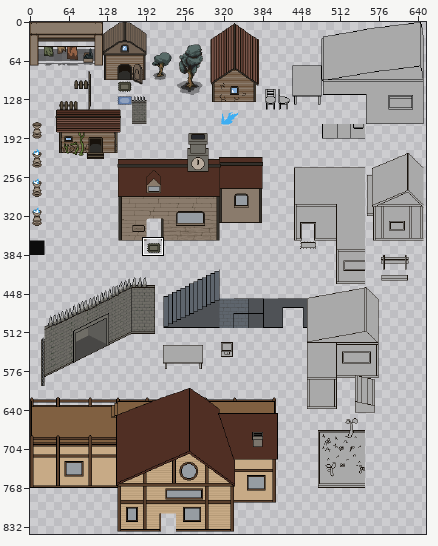
One commit to this sprite sheet: art/Tilesets/PyrsonBuild.png. Above, an overview of the earlier version with the close-up marked.
Close-up. First the earlier version:
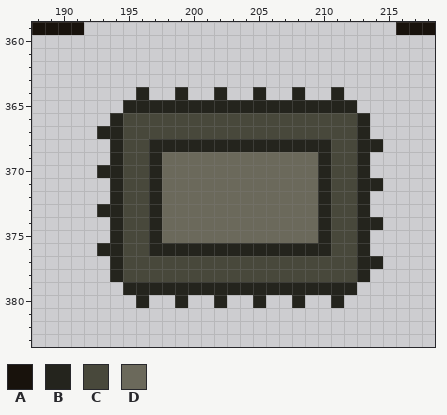
The file is 661x869 pixels. Colours within 5 levels of each other are drawn and written as one. Shown: x 188..218, y 359..383. The wide view leaves out empty margins.
Palette (. is transparent): A #18120c  B #24241d  C #48483b  D #6b695b
Pixels before, first column x 188:
359 AAAA........................AAA
360 ...............................
361 ...............................
362 ...............................
363 ...............................
364 ........B..B..B..B..B..B.......
365 .......BBBBBBBBBBBBBBBBBB......
366 ......BCCCCCCCCCCCCCCCCCCB.....
367 .....BBCCCCCCCCCCCCCCCCCCB.....
368 ......BCCBBBBBBBBBBBBBBCCBB....
369 ......BCCBDDDDDDDDDDDDBCCB.....
370 .....BBCCBDDDDDDDDDDDDBCCB.....
371 ......BCCBDDDDDDDDDDDDBCCBB....
372 ......BCCBDDDDDDDDDDDDBCCB.....
373 .....BBCCBDDDDDDDDDDDDBCCB.....
374 ......BCCBDDDDDDDDDDDDBCCBB....
375 ......BCCBDDDDDDDDDDDDBCCB.....
376 .....BBCCBBBBBBBBBBBBBBCCB.....
377 ......BCCCCCCCCCCCCCCCCCCBB....
378 ......BCCCCCCCCCCCCCCCCCCB.....
379 .......BBBBBBBBBBBBBBBBBB......
380 ........B..B..B..B..B..B.......
The same view after the edit:
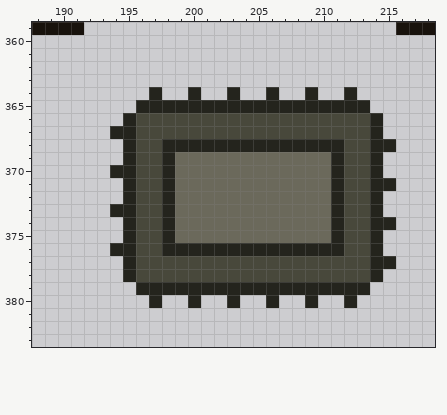
The exact change:
Changed rows in their new state; - is an unchanged pixel.
first column x 193:
364 ---.B-.B-.B-.B-.B-.B---
365 --.-----------------B--
366 -.B-----------------CB-
367 .-B-----------------CB-
368 -.B-C-------------B-C-B
369 -.B-CB-----------DB-CB-
370 .-B-CB-----------DB-CB-
371 -.B-CB-----------DB-C-B
372 -.B-CB-----------DB-CB-
373 .-B-CB-----------DB-CB-
374 -.B-CB-----------DB-C-B
375 -.B-CB-----------DB-CB-
376 .-B-C-------------B-CB-
377 -.B-----------------C-B
378 -.B-----------------CB-
379 --.-----------------B--
380 ---.B-.B-.B-.B-.B-.B---
Changed places in both close-ups, as pixel boxes (x1, y1, x2, y2):
changed: (97, 87, 396, 308)
